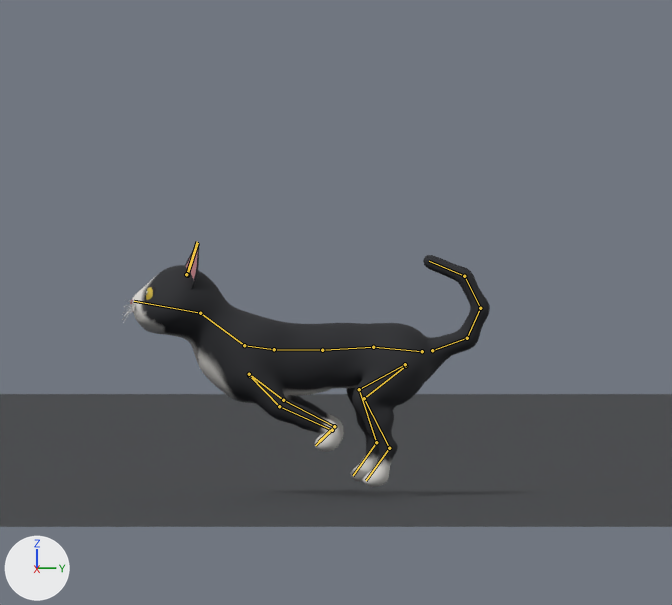
A saved change to the Blender file models/cat/out/Cat.blend.
Rendered twice from the file's camera 'Camera'. Every picture has the same lights, and +X, +Y and +Z are marked at lower left. The first picture is the older version. Both versions are drawn at frame 11 of the action 'Run'; the numbers are the values there. The bones that bend it are drawn over the model as lines.

Names of what the first picture shows: 'Cat', 'StudioFloor'.
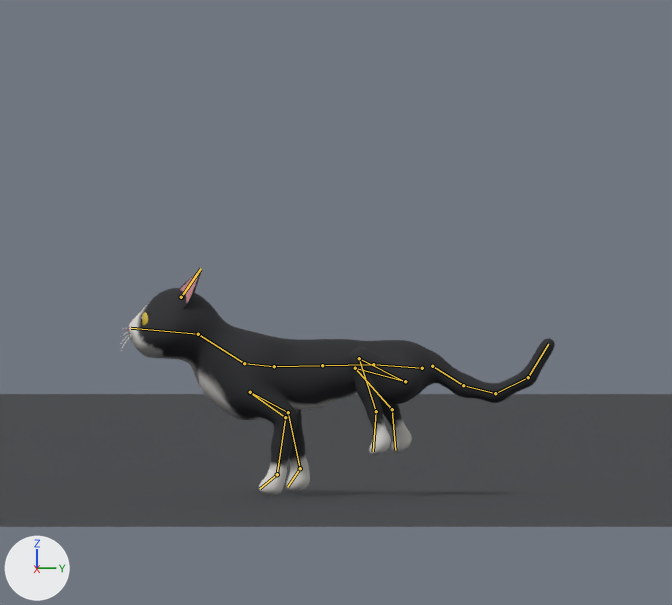
Boxes (x1, y1, x2, y2) around the edits, measured in the pictures (672 x 605 px):
'Cat', posed (18% wider, 7% shorter): before (122, 243, 490, 487); after (120, 269, 555, 495)
bone 'Hips', root to tip: before (422, 351) to (373, 347); after (422, 368) to (373, 364)
bone 'Spine1', root to tip: before (373, 347) to (322, 350); after (373, 364) to (322, 365)
bone 'Spine2', root to tip: before (322, 350) to (274, 349); after (322, 365) to (274, 366)
bone 'Chest', root to tip: before (274, 349) to (244, 345); after (274, 366) to (244, 363)
bone 'Neck', root to tip: before (244, 345) to (200, 313); after (244, 363) to (198, 334)
bone 'Head', root to tip: before (200, 313) to (134, 301); after (198, 334) to (131, 328)
bone 'Ear.L', root to tip: before (187, 275) to (198, 243); after (181, 297) to (201, 269)
bone 'Ear.R', root to tip: before (186, 274) to (197, 241); after (181, 297) to (200, 268)
bone 'UpperArm.L', root to tip: before (249, 375) to (279, 406); after (250, 392) to (285, 417)
bone 'Forearm.L', root to tip: before (279, 406) to (332, 430); after (285, 417) to (277, 474)
bone 'Paw.L', root to tip: before (332, 430) to (315, 445); after (277, 474) to (260, 488)
bone 'UpperArm.R', root to tip: before (249, 374) to (283, 400); after (250, 392) to (288, 412)
bone 'Forearm.R', root to tip: before (283, 400) to (334, 426); after (288, 412) to (300, 468)
bone 'Paw.R', root to tip: before (334, 426) to (318, 441); after (300, 468) to (287, 487)
bone 'Tail1', root to tip: before (432, 350) to (467, 338); after (432, 366) to (463, 385)
bone 'Tail2', root to tip: before (467, 338) to (480, 308); after (463, 385) to (495, 393)
bone 'Tail3', root to tip: before (480, 308) to (464, 276); after (495, 393) to (528, 377)
bone 'Tail4', root to tip: before (464, 276) to (429, 261); after (528, 377) to (548, 344)
bone 'Thigh.L', root to tip: before (405, 366) to (364, 398); after (405, 382) to (359, 358)
bone 'Shin.L', root to tip: before (364, 398) to (389, 448); after (359, 358) to (376, 411)
bone 'Foot.L', root to tip: before (389, 448) to (366, 480); after (376, 411) to (373, 451)
bone 'Thigh.R', root to tip: before (405, 364) to (359, 389); after (405, 381) to (355, 368)
bone 'Shin.R', root to tip: before (359, 389) to (376, 442); after (355, 368) to (392, 409)
bone 'Foot.R', root to tip: before (376, 442) to (353, 475); after (392, 409) to (395, 450)

The edits, one by one:
Bone 'Root' (bone_root) moves from (-0.001, 0.0, 0.006) to (0.0, 0.0, -0.024).
Bone 'Hips' (bone_hips) turns from (-2, 0, -1) to (0, 1, 0) degrees about its own x, y and z.
Bone 'Spine1' (bone_spine1) turns from (4, 0, -1) to (1, 0, 0) degrees about its own x, y and z.
Bone 'Spine2' (bone_spine2) turns from (-2, 0, 1) to (0, 0, 0) degrees about its own x, y and z.
Bone 'Chest' (bone_chest) turns from (-1, 0, 1) to (0, 0, 0) degrees about its own x, y and z.
Bone 'Neck' (bone_neck) turns from (6, 0, 1) to (7, 0, 0) degrees about its own x, y and z.
Bone 'Head' (bone_head) turns from (-7, 0, -1) to (-6, 0, 0) degrees about its own x, y and z.
Bone 'Ear.L' (bone_ear_l) turns from (0, 0, 0) to (22, 0, 0) degrees about its own x, y and z.
Bone 'Ear.R' (bone_ear_r) turns from (0, 0, 0) to (21, 0, 0) degrees about its own x, y and z.
Bone 'UpperArm.L' (bone_upperarm_l) turns from (19, 0, 0) to (28, 0, 1) degrees about its own x, y and z.
Bone 'Forearm.L' (bone_forearm_l) turns from (56, 0, 0) to (-29, 0, 0) degrees about its own x, y and z.
Bone 'Paw.L' (bone_paw_l) turns from (-69, 0, 0) to (1, 0, 0) degrees about its own x, y and z.
Bone 'UpperArm.R' (bone_upperarm_r) turns from (28, 0, 0) to (35, 0, 1) degrees about its own x, y and z.
Bone 'Forearm.R' (bone_forearm_r) turns from (44, 0, 0) to (-16, 0, 0) degrees about its own x, y and z.
Bone 'Paw.R' (bone_paw_r) turns from (-66, 0, 0) to (-2, 0, 0) degrees about its own x, y and z.
Bone 'Tail1' (bone_tail1) turns from (21, 0, -6) to (-33, 0, -3) degrees about its own x, y and z.
Bone 'Tail2' (bone_tail2) turns from (21, 0, -5) to (-5, 0, -2) degrees about its own x, y and z.
Bone 'Tail3' (bone_tail3) turns from (20, 0, 0) to (8, 0, 1) degrees about its own x, y and z.
Bone 'Tail4' (bone_tail4) turns from (19, 0, 7) to (10, 0, 4) degrees about its own x, y and z.
Bone 'Thigh.L' (bone_thigh_l) turns from (-22, 0, 0) to (-88, 0, 1) degrees about its own x, y and z.
Bone 'Shin.L' (bone_shin_l) turns from (10, 0, 0) to (65, 0, 0) degrees about its own x, y and z.
Bone 'Foot.L' (bone_foot_l) turns from (18, 0, 0) to (59, 0, 0) degrees about its own x, y and z.
Bone 'Thigh.R' (bone_thigh_r) turns from (-31, 0, 0) to (-76, 0, 1) degrees about its own x, y and z.
Bone 'Shin.R' (bone_shin_r) turns from (10, 0, 0) to (77, 0, 0) degrees about its own x, y and z.
Bone 'Foot.R' (bone_foot_r) turns from (27, 0, 0) to (43, 0, 0) degrees about its own x, y and z.
